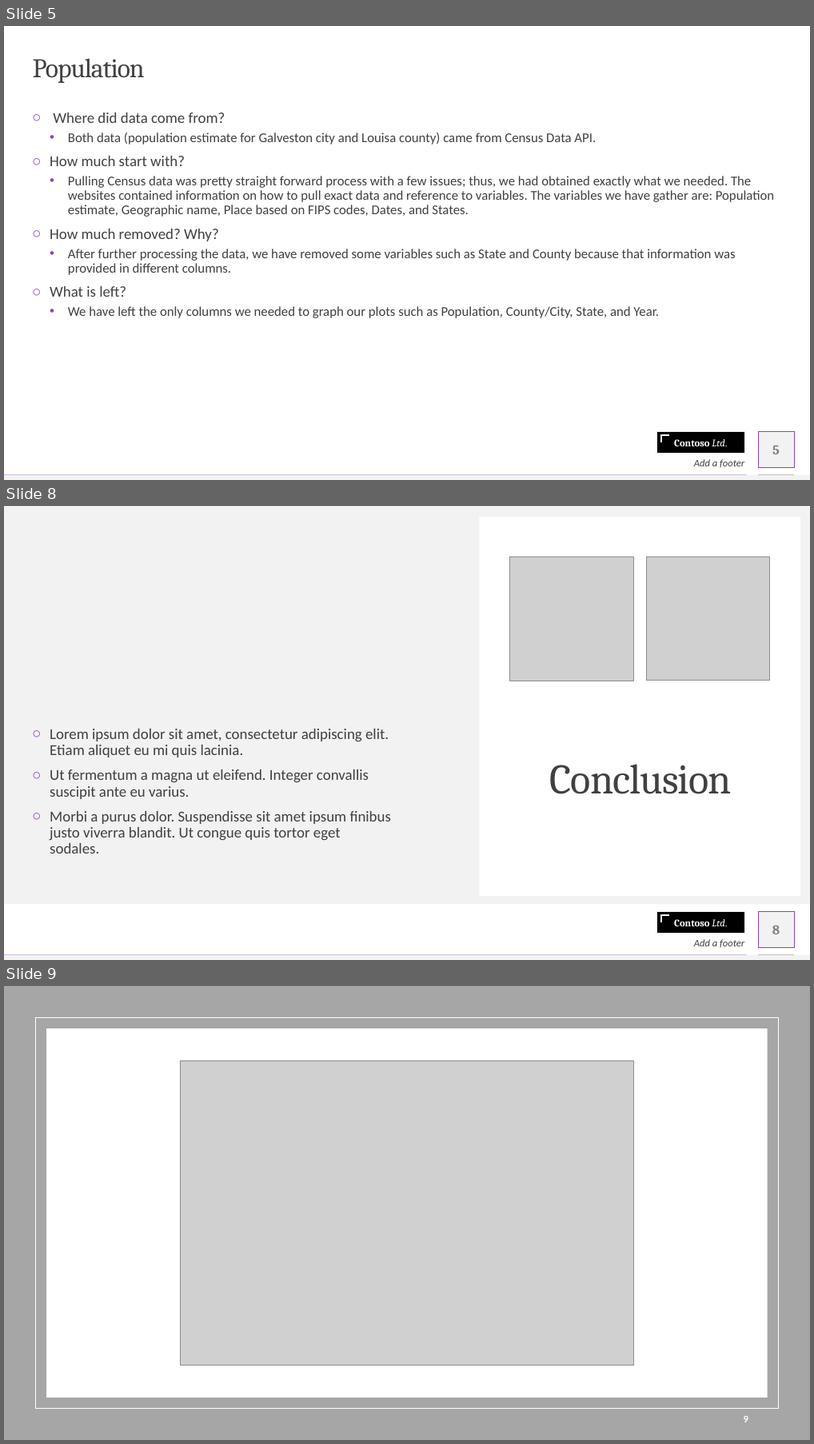
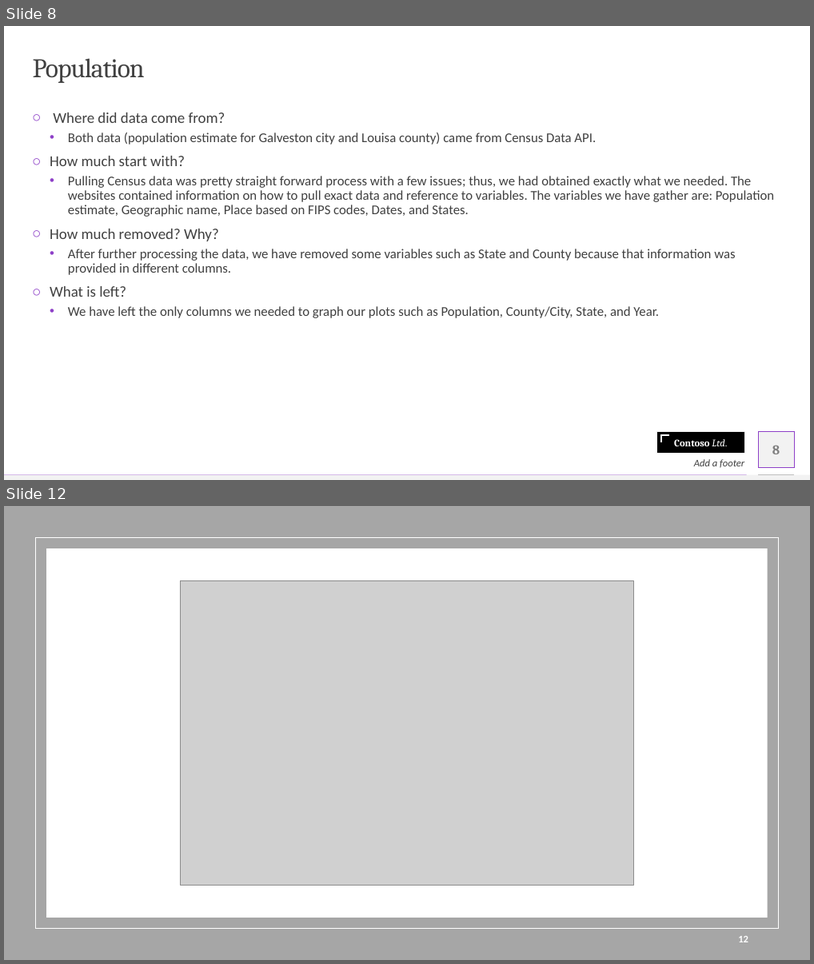
Before and after one commit to olegmrnv/crime_correlations, a slide deck: reports/Crime Analysis .pptx. Shown one above the other, each under a label of ours: slides 5, 8 and 9 before the commit, slides 8 and 12 after it; the slides between them are not shown. The pictures are 814x1444 and 814x964 pixels, drawn with LibreOffice and Linux fonts; fonts in the diff are those of the drawing; grey boxes stand for pictures. Boxes give left, top, right and bottom in pixels: in the first picture for what was removed or moved away, otherwise in the second. Text is boxed around its words. In the diff, an @@ line names an element or a change of style, - is before the commit and + after.

```diff
--- a/reports/Crime Analysis .pptx
+++ b/reports/Crime Analysis .pptx
@@ slide 8 removed at bbox=[4, 506, 810, 960], background #FFFFFF; not listed: 6 template elements that a slide beside it also shows @@
@@ rectangle removed at bbox=[4, 506, 810, 904] @@
@@ title removed at bbox=[479, 517, 801, 896] @@
-Conclusion
@@ picture removed at bbox=[510, 557, 634, 681] @@
@@ picture removed at bbox=[646, 557, 770, 680] @@
@@ text removed at bbox=[50, 728, 391, 853] @@
-○ Lorem ipsum dolor sit amet, consectetur adipiscing elit. Etiam aliquet eu mi quis lacinia.
-○ Ut fermentum a magna ut eleifend. Integer convallis suscipit ante eu varius.
-○ Morbi a purus dolor. Suspendisse sit amet ipsum finibus justo viverra blandit. Ut congue quis tortor eget sodales.
@@ page number removed at bbox=[773, 924, 780, 934] @@
-8
@@ text removed at bbox=[694, 939, 745, 948] @@
-Add a footer
@@ what was slide 5 is now slide 8 @@
@@ page number at bbox=[773, 444, 780, 454]: text changed @@
-5
+8
@@ what was slide 9 is now slide 12 @@
@@ page number at bbox=[738, 936, 749, 942]: text changed @@
-9
+12
```
Also in this commit, not shown: 5 slides changed, 5 slides added, 1 other slide removed, 7 other files.
